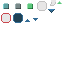
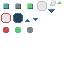
Layers edited between the first and the second 64px x 64px image:
painted on "Background" over left=3, top=27, right=33, bottom=33
